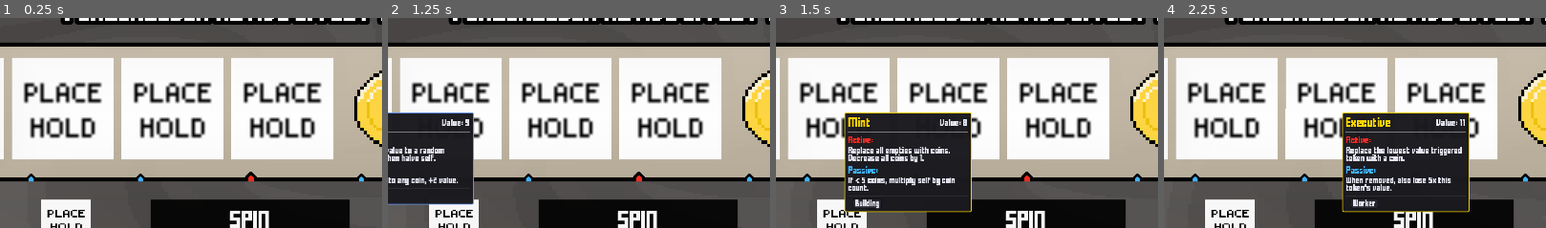
Above: before the commit, frames 1-4 (left to right).
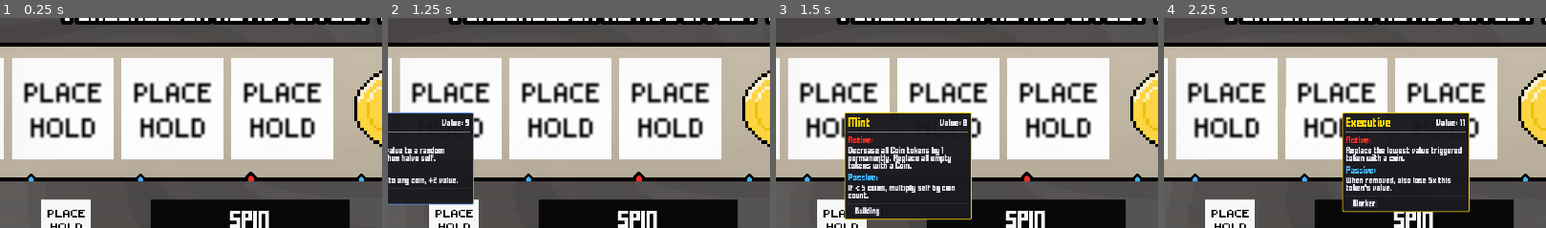
Above: after the commit, the same moments.

Repository: ZhelinWang/one-last-spin
Game: Godot game, scene res://main_ui.tscn
The game is run twice, just before and just after one commit, with the same random seed, the same clock (stepped at 60 frames per second) and the same inputs.
Inputs (mouse positions are % of the whole screen's width and height, from its top left):
- Up to frame 1 (0.25 s): no input
- Up to frame 2 (1.25 s): click (11, 47) at 0.5 s
- Up to frame 3 (1.5 s): click (25, 47) at 1.27 s
- Up to frame 4 (2.25 s): click (40, 47) at 2.02 s
The pictures show only the part of the screen within x 17-67%, y 26-76%; the shares and areas given below are measured in that part.

Frames 1-2 are identical in both runs. In frame 3, 4.4% of the frame differs, in the area x 17-52%, y 61-97%; in frame 4, nothing differs.

Commit message:
mint copy change

Diff:
--- a/tokens/mint.tres
+++ b/tokens/mint.tres
@@ -22,6 +22,6 @@
 value = 8
 tags = PackedStringArray("Building")
 abilities = Array[ExtResource("2_abilities")]([SubResource("MintActive"), SubResource("MintPassiveSelfMult")])
-activeDescription = "Replace all empties with coins. Decrease all coins by 1."
+activeDescription = "Decrease all Coin tokens by 1 permanently. Replace all empty tokens with a Coin."
 passiveDescription = "If < 5 coins, multiply self by coin count."
 metadata/_custom_type_script = "uid://2lqsh3g3xqag"
